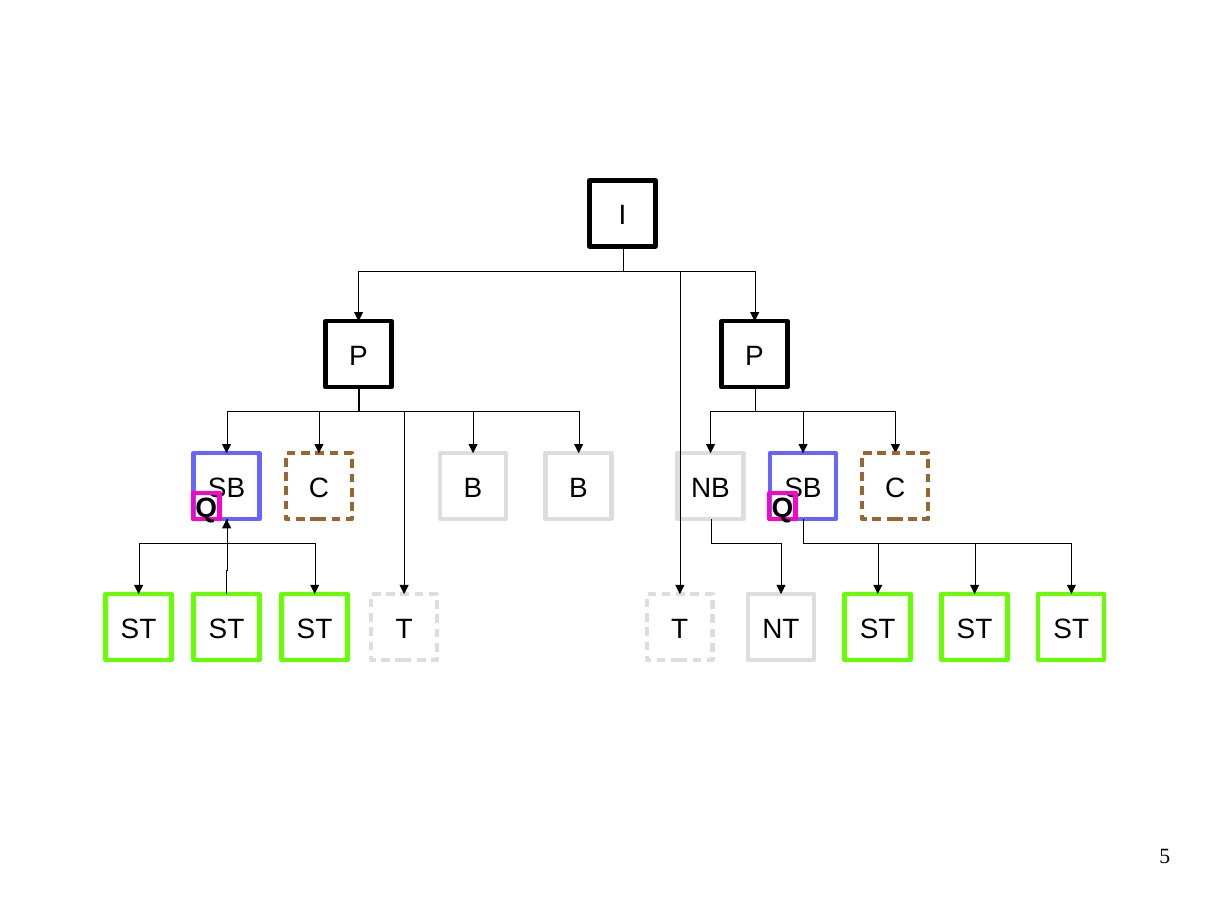
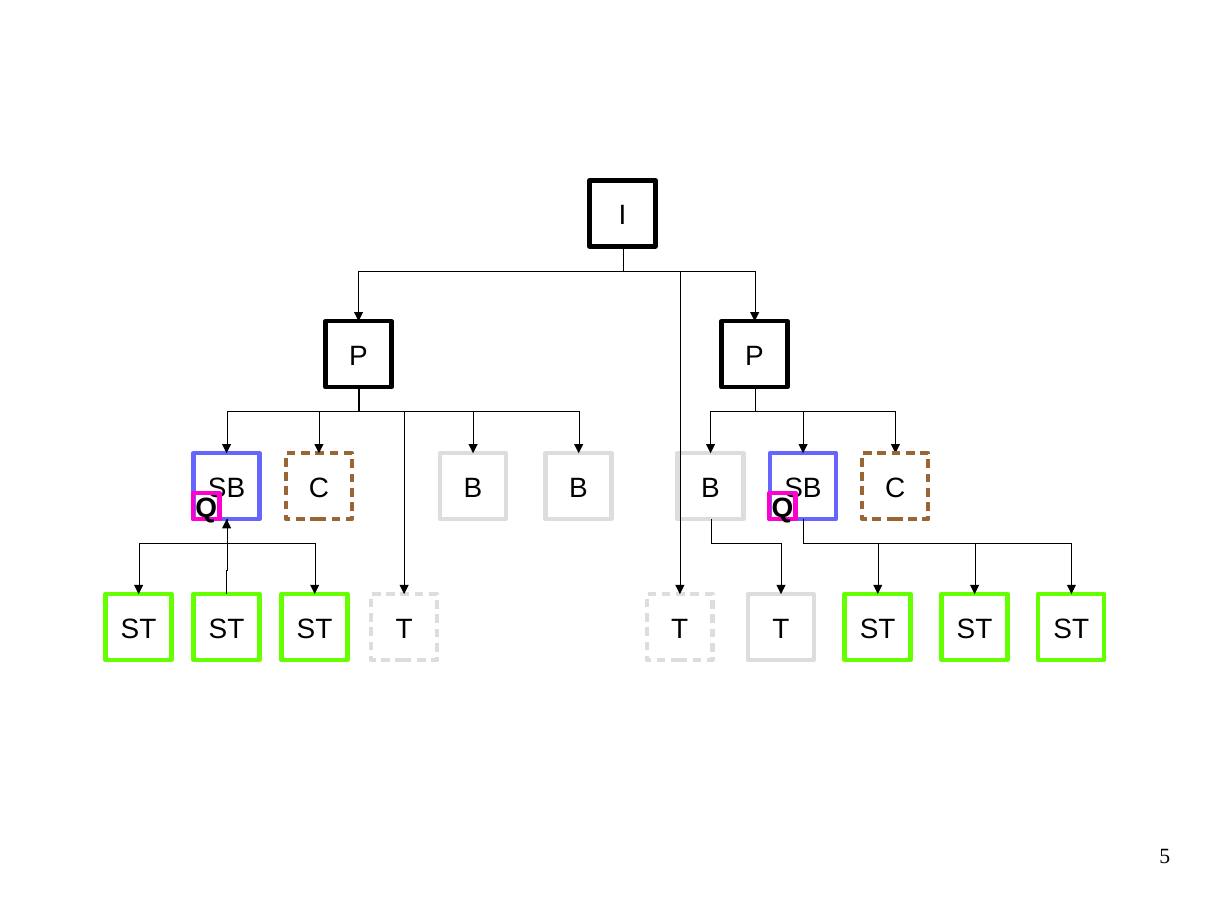
Before and after one commit to crigaud/thesis, a slide deck: slide 5 of presentation/2_contribution/img_knowledge/graph.odp. Drawn at 1232x924 pixels with LibreOffice and Linux fonts; fonts in the diff are those of the drawing. Boxes give left, top, right and bottom in pixels: in the first picture for what was removed or moved away, otherwise in the second. Text is boxed around its words. In the diff, an @@ line names an element or a change of style, - is before the commit and + after.

```diff
--- a/presentation/2_contribution/img_knowledge/graph.odp
+++ b/presentation/2_contribution/img_knowledge/graph.odp
@@ text in rectangle at (x1=701, y1=477, x2=720, y2=497): text changed @@
-NB
+B
@@ text in rectangle at (x1=772, y1=618, x2=789, y2=638): text changed @@
-NT
+T
```
Also in this commit, not shown: 3 other slides changed, 38 other files.
